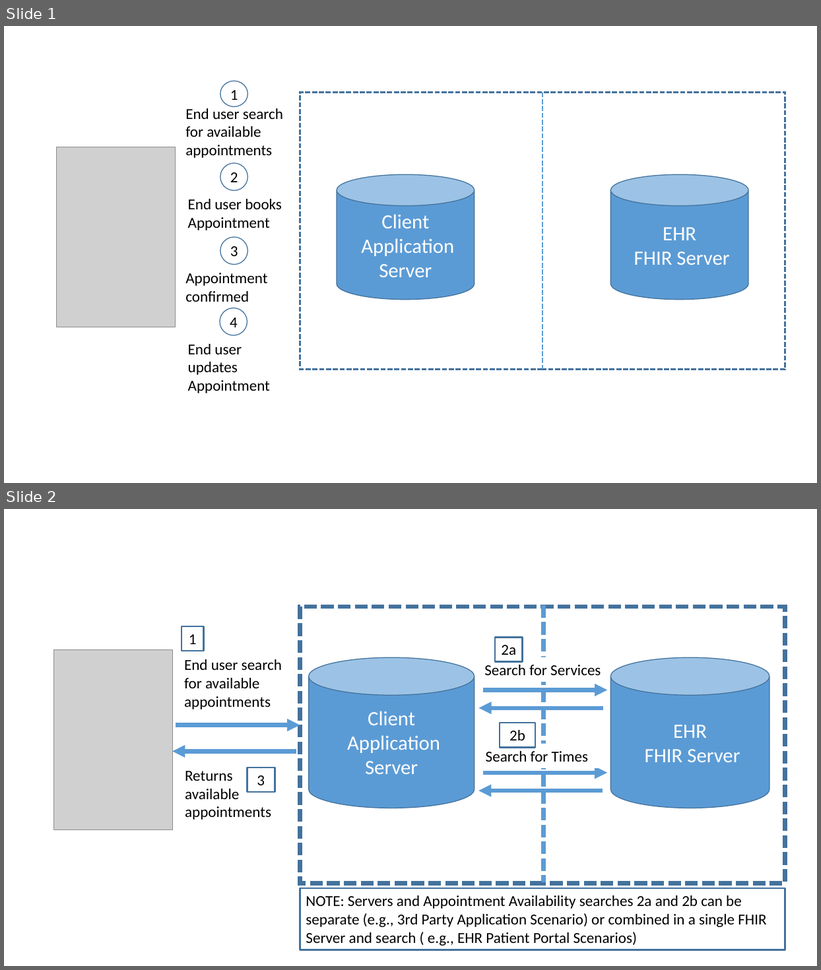
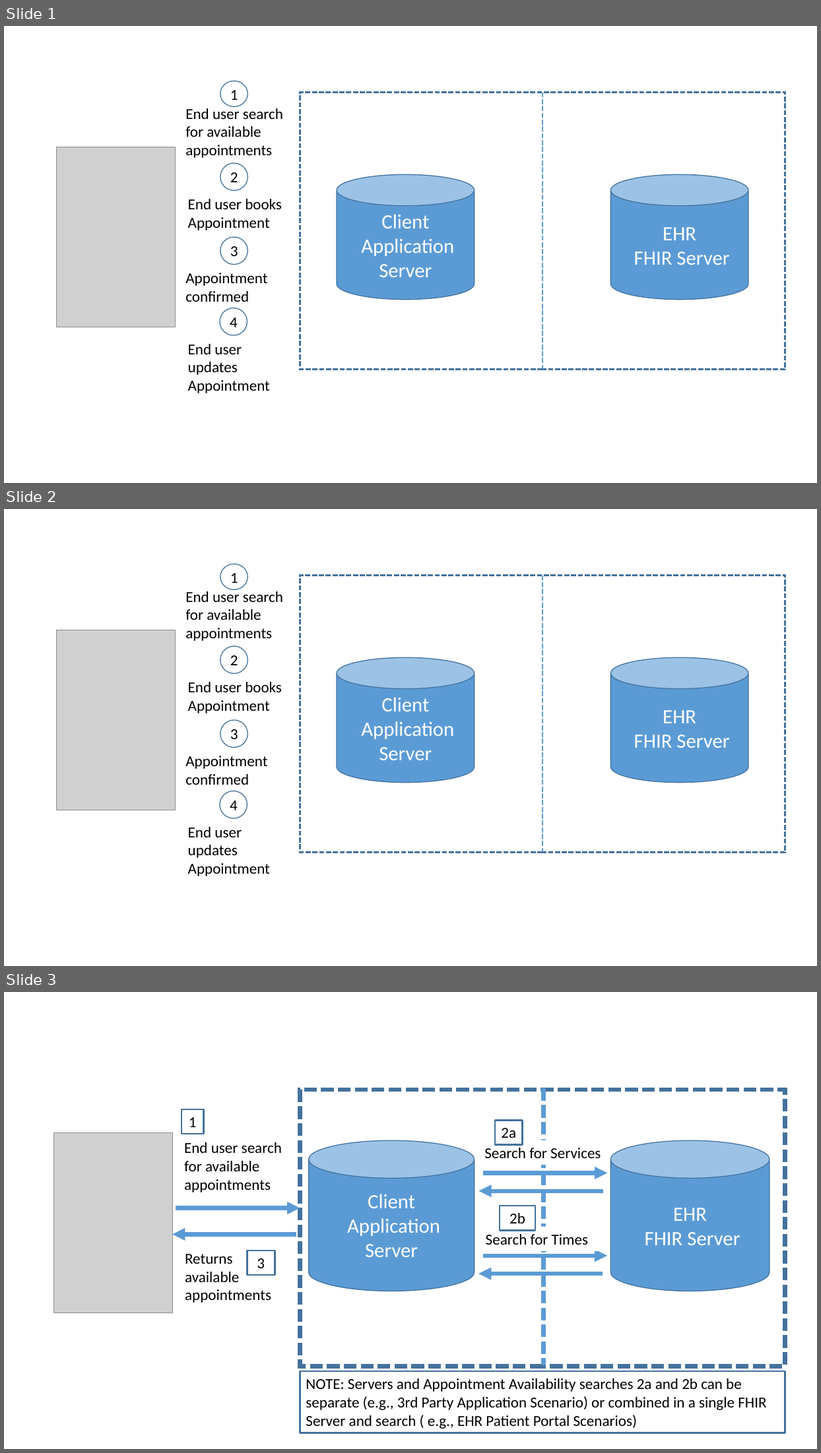
Before and after one commit to argonautproject/scheduling, a slide deck: meeting-notes/WorkFlowDiagrams.pptx. Shown one above the other, each under a label of ours: slides 1 and 2 before the commit, slides 1, 2 and 3 after it. The pictures are 821x970 and 821x1453 pixels, drawn with LibreOffice and Linux fonts; fonts in the diff are those of the drawing; grey boxes stand for pictures. Boxes give left, top, right and bottom in pixels: in the first picture for what was removed or moved away, otherwise in the second. Text is boxed around its words. In the diff, an @@ line names an element or a change of style, - is before the commit and + after.

Commit message:
add hold and book operations, update Appointment profile with search parameters.  update workflow overview

```diff
--- a/meeting-notes/WorkFlowDiagrams.pptx
+++ b/meeting-notes/WorkFlowDiagrams.pptx
@@ slide 2 added at [4, 509, 817, 966], background #FFFFFF @@
@@ ellipse added at [220, 564, 248, 590], outline #43739E 1 pt, 18 pt, text #000000 @@
+1
@@ rectangle added at [300, 576, 785, 852], outline #43739E 2 pt dashed @@
@@ line added from (543, 576) to (543, 852), #5B9BD5 2 pt dashed @@
@@ text added at [186, 589, 283, 641], 18 pt, text #000000 @@
+End user search for available appointments
@@ picture added at [56, 630, 176, 811] @@
@@ ellipse added at [220, 646, 248, 674], outline #43739E 1 pt, 18 pt, text #000000 @@
+2
@@ cylinder added at [337, 658, 475, 783], fill #5B9BD5, outline #43739E 1 pt, 24 pt, text #FFFFFF @@
+Client
+Application Server
@@ cylinder added at [611, 658, 748, 783], fill #5B9BD5, outline #43739E 1 pt, 24 pt, text #FFFFFF @@
+EHR
+FHIR Server
@@ text added at [188, 682, 282, 714], 18 pt, text #000000 @@
+End user books Appointment
@@ ellipse added at [220, 720, 248, 747], outline #43739E 1 pt, 18 pt, text #000000 @@
+3
@@ text added at [186, 756, 267, 785], 18 pt, text #000000 @@
+Appointment confirmed
@@ ellipse added at [220, 791, 248, 819], outline #43739E 1 pt, 18 pt, text #000000 @@
+4
@@ text added at [188, 827, 270, 877], 18 pt, text #000000 @@
+End user updates Appointment
@@ what was slide 2 is now slide 3 @@
```
Also in this commit, not shown: 2 other slides added, 12 other files.
